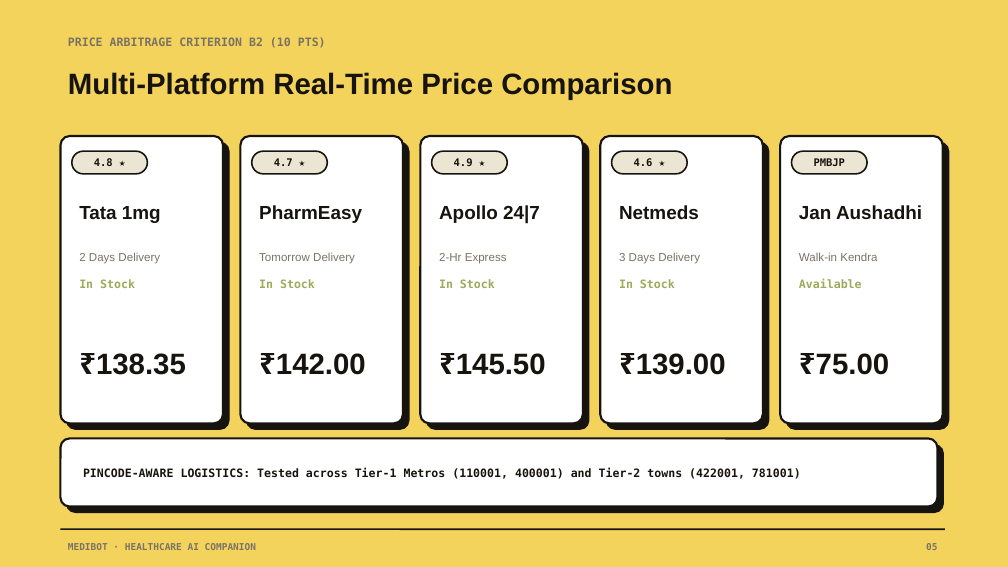
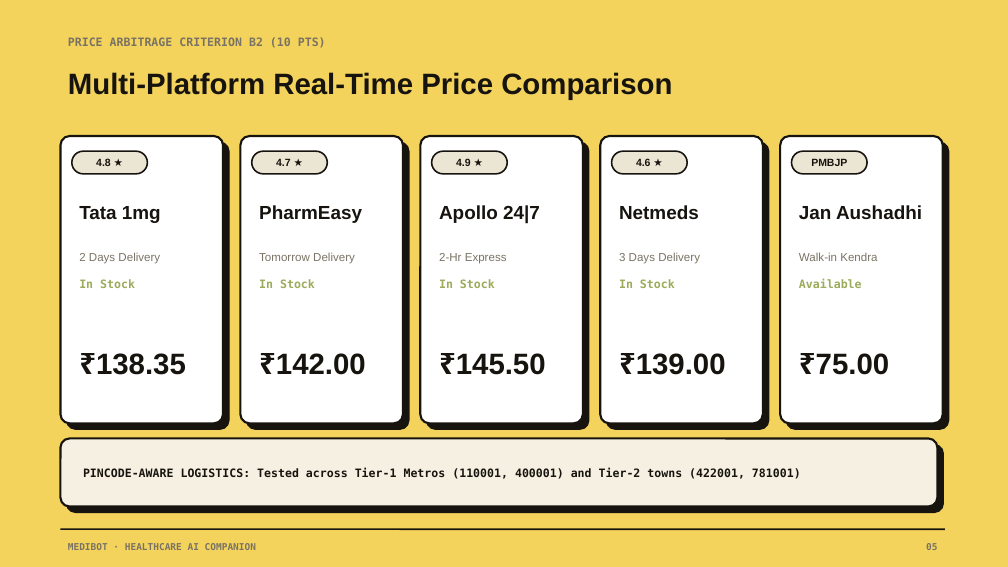
Before and after one commit to ronits2407/Medibot, a slide deck: slide 6 of MediBot-Hackathon-Deck.pptx. Drawn at 1008x567 pixels with LibreOffice and Linux fonts; fonts in the diff are those of the drawing. Boxes give left, top, right and bottom in pixels: in the first picture for what was removed or moved away, otherwise in the second. Text is boxed around its words. In the diff, an @@ line names an element or a change of style, - is before the commit and + after.

```diff
--- a/MediBot-Hackathon-Deck.pptx
+++ b/MediBot-Hackathon-Deck.pptx
@@ font DejaVu Sans Mono to Arial in 5 elements at bbox=[96, 158, 111, 166], bbox=[276, 158, 291, 166], bbox=[456, 158, 471, 166], bbox=[636, 158, 651, 166], bbox=[811, 159, 847, 166] @@
@@ rounded rectangle at bbox=[60, 439, 938, 507]: fill #FFFFFF to #F5F0E1 @@
```
Also in this commit, not shown: 7 other slides changed, 5 other files.
